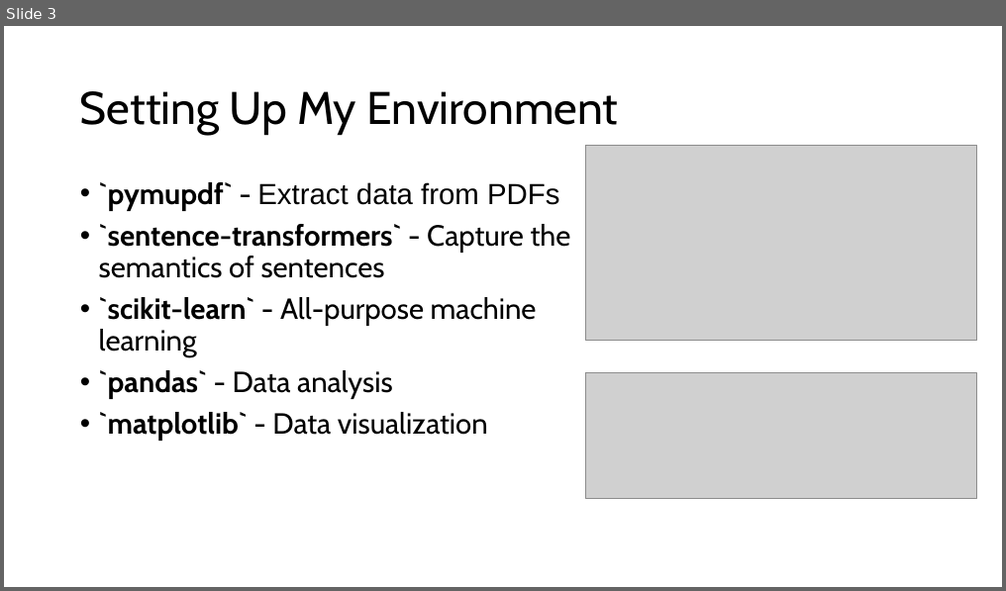
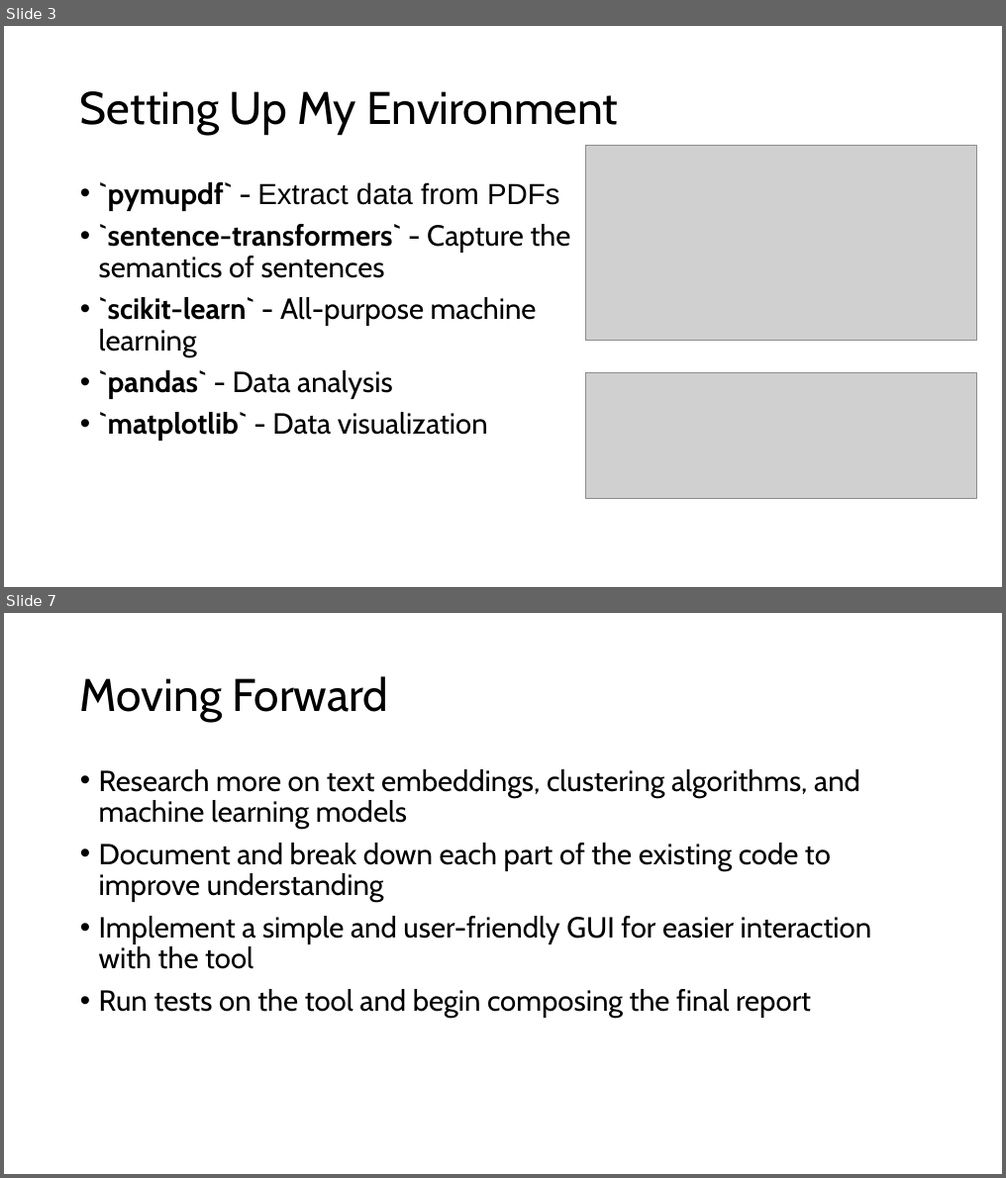
Before and after one commit to henryroeth/research-paper-organizer, a slide deck: docs/Progress_Report_1_HKR.pptx. Shown one above the other, each under a label of ours: slide 3 before the commit, slides 3 and 7 after it; the slides between them are not shown. The pictures are 1006x591 and 1006x1178 pixels, drawn with LibreOffice and Linux fonts; fonts in the diff are those of the drawing; grey boxes stand for pictures. Boxes give left, top, right and bottom in pixels: in the first picture for what was removed or moved away, otherwise in the second. Text is boxed around its words. In the diff, an @@ line names an element or a change of style, - is before the commit and + after.

```diff
--- a/docs/Progress_Report_1_HKR.pptx
+++ b/docs/Progress_Report_1_HKR.pptx
@@ slide 7 added at <box>4,613,1002,1174</box>, background #FFFFFF @@
@@ title added at <box>80,676,389,722</box>, 44 pt, text #000000 @@
+Moving Forward
@@ text added at <box>99,769,872,1018</box>, 28 pt, text #000000 @@
+• Research more on text embeddings, clustering algorithms, and machine learning models
+• Document and break down each part of the existing code to improve understanding
+• Implement a simple and user-friendly GUI for easier interaction with the tool
+• Run tests on the tool and begin composing the final report
```
Also in this commit, not shown: 2 slides changed, 2 other slides added, 1 slide removed, 1 other file.
